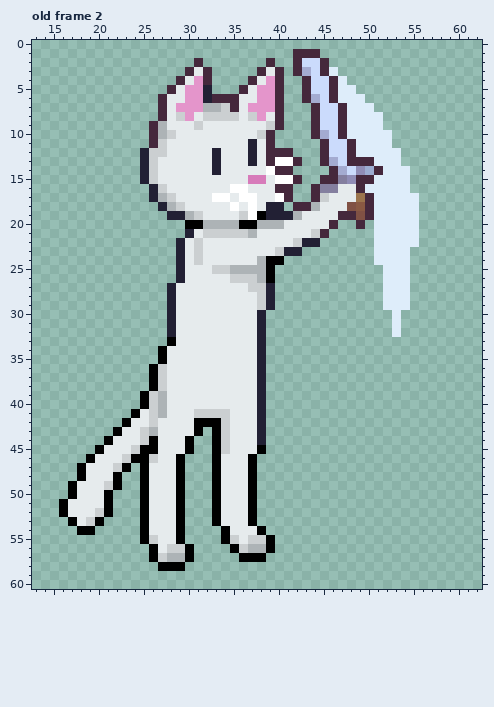
One commit to this pixel-art file: characters/main/attack.aseprite. That is the earlier state.
64x64 pixels, 3 frames. Shown: old frame 2: x 13..62, y 0..60. The commit also changed other frames, which this record leaves out.
The result:
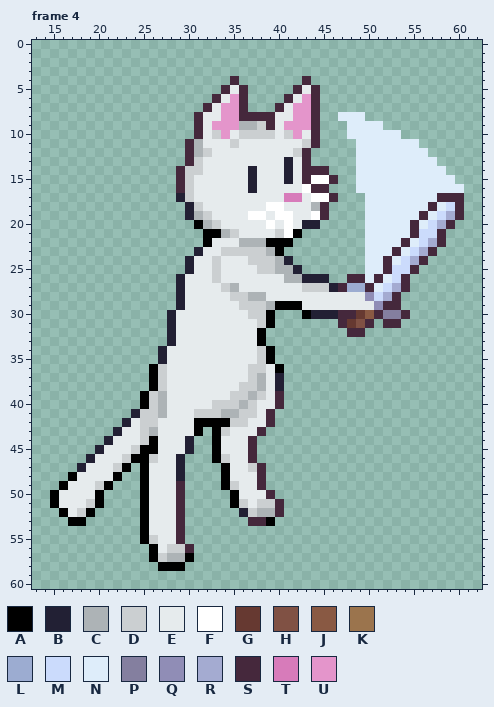
Palette (. is transparent): A #000000  B #222034  C #adb3b6  D #cbcfd1  E #e6ebed  F #ffffff  G #663931  H #805144  J #895943  K #9b744d  L #9cacd1  M #cbdbfc  N #deedfa  P #847f9f  Q #908db6  R #a4abd1  S #45283c  T #d77bba  U #e495cb
A new or re-ordered frame is compared with the old frame closest to it.
The exact change:
frames 3 -> 6
--- frame 4 is new; against old frame 2, layers "Layer 2", "Layer 3"
@@ x 13..62 @@
  0 ..................................................
- 1 .............................SSS..................
- 2 ..................S.......S..SMMS.................
- 3 .................SES.....SES.SRMSN................
- 4 ................SEUS....SEUS..SMMSN...............
- 5 ...............SEUUB...SEUUS..SMMSNN..............
- 6 ..............SEEUUBSSSEEUUS..SRMSNNN.............
- 7 ..............SEUUUCCDSEUUUS...SMMSNNN............
- 8 ..............SEDUEDDDDEDUES...SMMSNNNN...........
- 9 .............SCEEEDEEEEEEEDS...SMMSNNNN...........
-10 .............SCDEEEEEEEEEDS....SRMSNNNNN..........
-11 .............SDEEEEEEEEEBES.....SMMSNNNN..........
-12 ............BDDEEEEEBEEEBESSS...SMMSNNNNN.........
-13 ............BDEEEEEEBEEEBESFFS..SRMSSSNNN.........
-14 ............BDEEEEEEBEEEEEFSS....SRMQLSNNN........
-15 ............BDEEEEEEEEEETTEFFS..SSPQSSNNNN........
-16 .............BDEEEEEEEFFEEESS..SPPEESNNNNN........
-17 .............BCDEEEEFFEFFEEFS..SDEEEKSNNNNN.......
-18 ..............BCDEEEEEFEFEBB.SSCEEEHJSNNNNN.......
-19 ...............BBCDEEEEDFABBBCEEEESSHSNNNNN.......
-20 .................AACCCCAACCCEEEEES..S.NNNNN.......
-21 .................BEDDDDDCEEEEEEDS.....NNNNN.......
-22 ................BEDEEEEEEEEEEDBB......NNNNN.......
-23 ................BEDEEEEEEEEDBB........NNNN........
-24 ................BEDEEEEEECAA..........NNNN........
-25 ................BEEEDDCCCCA............NNN........
-26 ................BEEEEEDDDCA............NNN........
-27 ...............BEEEEEEEEDDB............NNN........
-28 ...............BEEEEEEEEEDB............NNN........
-29 ...............BEEEEEEEEEDB............NNN........
-30 ...............BEEEEEEEEEB..............N.........
-31 ...............BEEEEEEEEEB..............N.........
-32 ...............BEEEEEEEEEB..............N.........
-33 ...............AEEEEEEEEEB........................
-34 ..............AEEEEEEEEEEB........................
-35 ..............AEEEEEEEEEEB........................
-36 .............ADEEEEEEEEEEB........................
-37 .............ADEEEEEEEEEEB........................
-38 .............ADEEEEEEEEEEB........................
-39 ............ADCEEEEEEEEEEB........................
-40 ............ADCEEEEEEEEEEB........................
-41 ...........AEDCEEEDDDDEEEB........................
-42 ..........AEEDEEEEAAADEEEB........................
-43 .........AEEDCEEEEA.ADEEEB........................
-44 ........AEEEDAEEEA..ADEEEB........................
-45 .......AEEEDAAEEEA..ADEEEA........................
-46 ......AEEEDAADEEA...AEEEA.........................
-47 .....AEEEDA.AEEEA...AEEEA.........................
-48 .....AEEEA..AEEEA...AEEEA.........................
-49 ....AEEEDA..AEEEA...AEEEA.........................
-50 ....AEEEA...AEEEA...AEEEA.........................
-51 ...AEEEEA...AEEEA...AEEEA.........................
-52 ...AEEEDA...AEEEA...AEEEA.........................
-53 ....AEDA....AEEEA...AEEEA.........................
-54 .....AA.....AEEEA....AEEEA........................
-55 ............ADEEA....ADEDDA.......................
-56 .............AEDDA....ADCCA.......................
-57 .............ADCCA.....AAA........................
+ 1 ..................................................
+ 2 ..................................................
+ 3 ..................................................
+ 4 ......................S.......S...................
+ 5 .....................SES.....SES..................
+ 6 ....................SEUS....SEUS..................
+ 7 ...................SEUUS...SEUUS..................
+ 8 ..................SEEUUSSSSEEUUS..NNN.............
+ 9 ..................SEUUUCCDSEUUUS...NNNN...........
+10 ..................SEDUEDDDDEDUES...NNNNNN.........
+11 .................SCEEEDEEEEEEEDS....NNNNNNN.......
+12 .................SCDEEEEEEEEEDS.....NNNNNNNN......
+13 .................SDEEEEEEEEEBES.....NNNNNNNNN.....
+14 ................SDDEEEEEBEEEBESSS...NNNNNNNNNN....
+15 ................SDEEEEEEBEEEBESFFS..NNNNNNNNNNN...
+16 ................SDEEEEEEBEEEEEFSS...NNNNNNNNNNNN..
+17 ................BDEEEEEEEEEETTEFFS...NNNNNNNNSSS..
+18 .................BDEEEEEEEFFEEECS....NNNNNNNSNMS..
+19 .................BCDEEEEFFEFFEEFS....NNNNNNSNMRS..
+20 ..................ACDEEEEEFEFEBB.....NNNNNSNMRS...
+21 ...................AACDEEEEDFA.......NNNNNSMMS....
+22 ...................AEEECCCAAA........NNNNSNMRS....
+23 ..................BEEDDDDDCA.........NNNSNMRS.....
+24 .................BEEDEEEDDDCB........NNSNMRS......
+25 .................BEEDEEEEDDCCB.......NNSMMS.......
+26 ................BEEEDEEEEEEECCBBB..SSNSNMS........
+27 ................BEEEEDCEEEEEEEDDDBSLLSNMRS........
+28 ................BEEEEEDDCCEEEEEEEEEEEQMRS.........
+29 ................BEEEEEEDDDCAAAEEEEEEEEQSS.........
+30 ...............BEEEEEEEEDDA...ABBBSSGJSPPS........
+31 ...............BEEEEEEEEEDA.......SGHS.SS.........
+32 ...............BEEEEEEEEEA.........SS.............
+33 ...............BEEEEEEEEEA........................
+34 ..............BEEEEEEEEEEDA.......................
+35 ..............BEEEEEEEEEEDA.......................
+36 .............ADEEEEEEEEEDDEA......................
+37 .............ADEEEEEEEEEDCEB......................
+38 .............ADEEEEEEEEDDCEB......................
+39 ............ADCEEEEEEEDDCDES......................
+40 ............ADCEEEEEDDDCDEES......................
+41 ...........BDDCEEEDDDCCDDES.......................
+42 ..........BEDDEEEEAAAADDEES.......................
+43 .........BEEDCEEEEA.ADEEES........................
+44 ........BEEEDAEEEB..AEEES.........................
+45 .......BEEEDAAEEEB..AEEES.........................
+46 ......BEEEDAADEEB...ADEES.........................
+47 .....BEEEDA.AEEEB....AEEDS........................
+48 ....AEEEEA..AEEEB....AEEES........................
+49 ...AEEEDA...AEEES....ADEES........................
+50 ..AEEEEA....AEEES.....AEEES.......................
+51 ..AEEEDA....AEEES.....ADEDDS......................
+52 ...AEDA.....AEEES......BDCCS......................
+53 ....AA......AEEES.......SSA.......................
+54 ............AEEES.................................
+55 ............ADEES.................................
+56 .............AEDDS................................
+57 .............ADCCA................................
 58 ..............AAA.................................
Pixel boxes of the changes (left, top, right, bottom) in both pictures:
changed: (50, 49, 464, 562)
